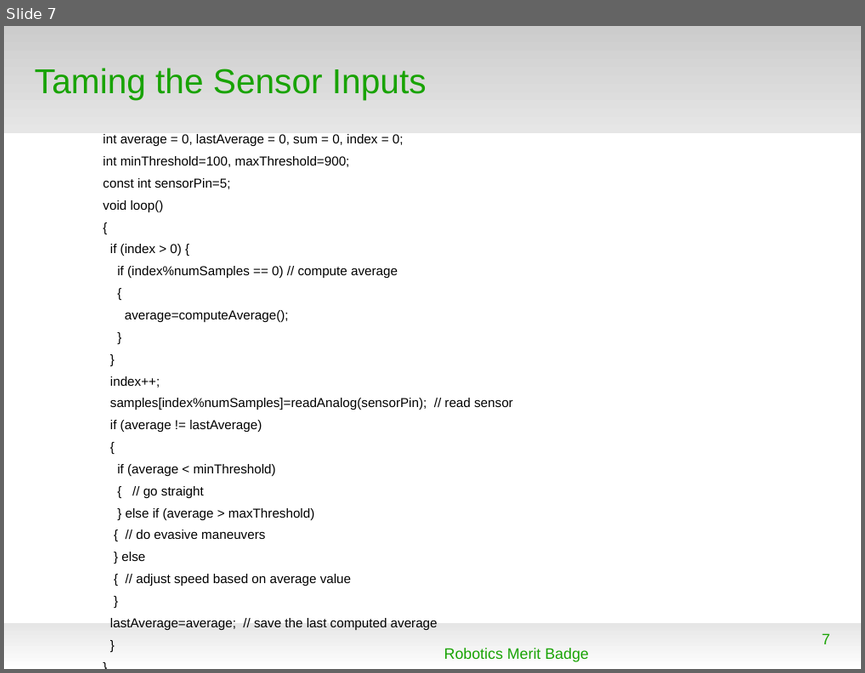
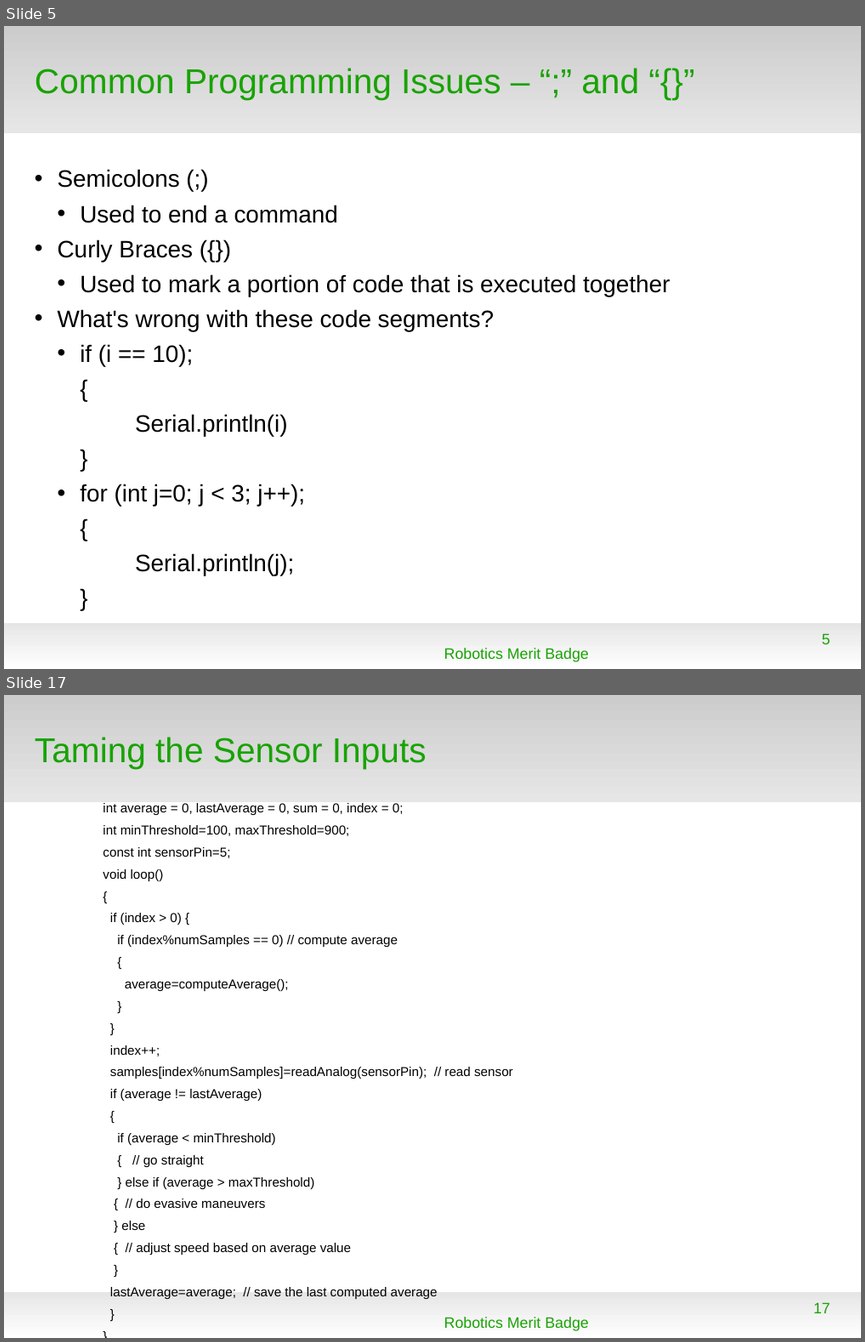
Before and after one commit to spiderman-2099/RoboticsMB, a slide deck: doc/RMB_Session3.odp. Shown one above the other, each under a label of ours: slide 7 before the commit, slides 5 and 17 after it; the slides between them are not shown. The pictures are 865x673 and 865x1342 pixels, drawn with LibreOffice and Linux fonts; fonts in the diff are those of the drawing; background and template pictures are left out. Boxes give left, top, right and bottom in pixels: in the first picture for what was removed or moved away, otherwise in the second. Text is boxed around its words. In the diff, an @@ line names an element or a change of style, - is before the commit and + after.

```diff
--- a/doc/RMB_Session3.odp
+++ b/doc/RMB_Session3.odp
@@ slide 5 added at box(4, 26, 861, 669), background #FFFFFF; not listed: 2 template elements that a slide beside it also shows @@
@@ title added at box(35, 68, 639, 99), 32 pt, text #18A303 @@
+Common Programming Issues – “;” and “{}”
@@ text added at box(58, 169, 670, 576), 22 pt, text #000000 @@
+• Semicolons (;)
+  • Used to end a command
+• Curly Braces ({})
+  • Used to mark a portion of code that is executed together
+• What's wrong with these code segments?
+  • if (i == 10);
+  {
+Serial.println(i)
+  }
+  • for (int j=0; j < 3; j++);
+  {
+Serial.println(j);
+  }
@@ page number added at box(822, 633, 830, 644), 14 pt, text #18A303 @@
+5
@@ text added at box(444, 647, 588, 662), 14 pt, text #18A303 @@
+Robotics Merit Badge
@@ what was slide 7 is now slide 17 @@
@@ page number at box(813, 1302, 830, 1313): text changed @@
-7
+17
```
Also in this commit, not shown: 4 slides changed, 9 other slides added, 2 other files.
